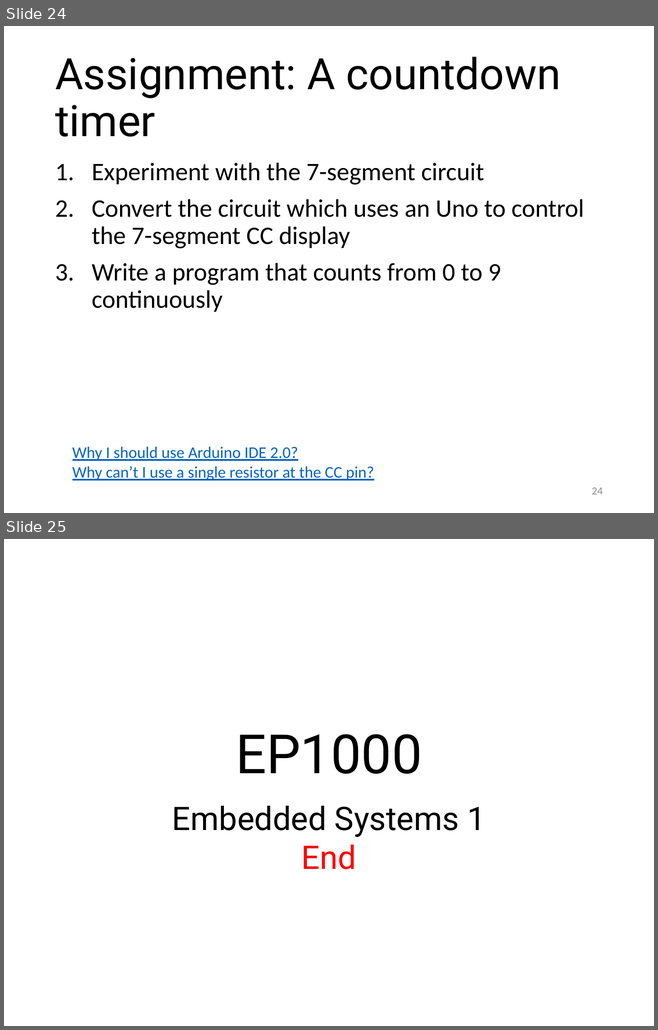
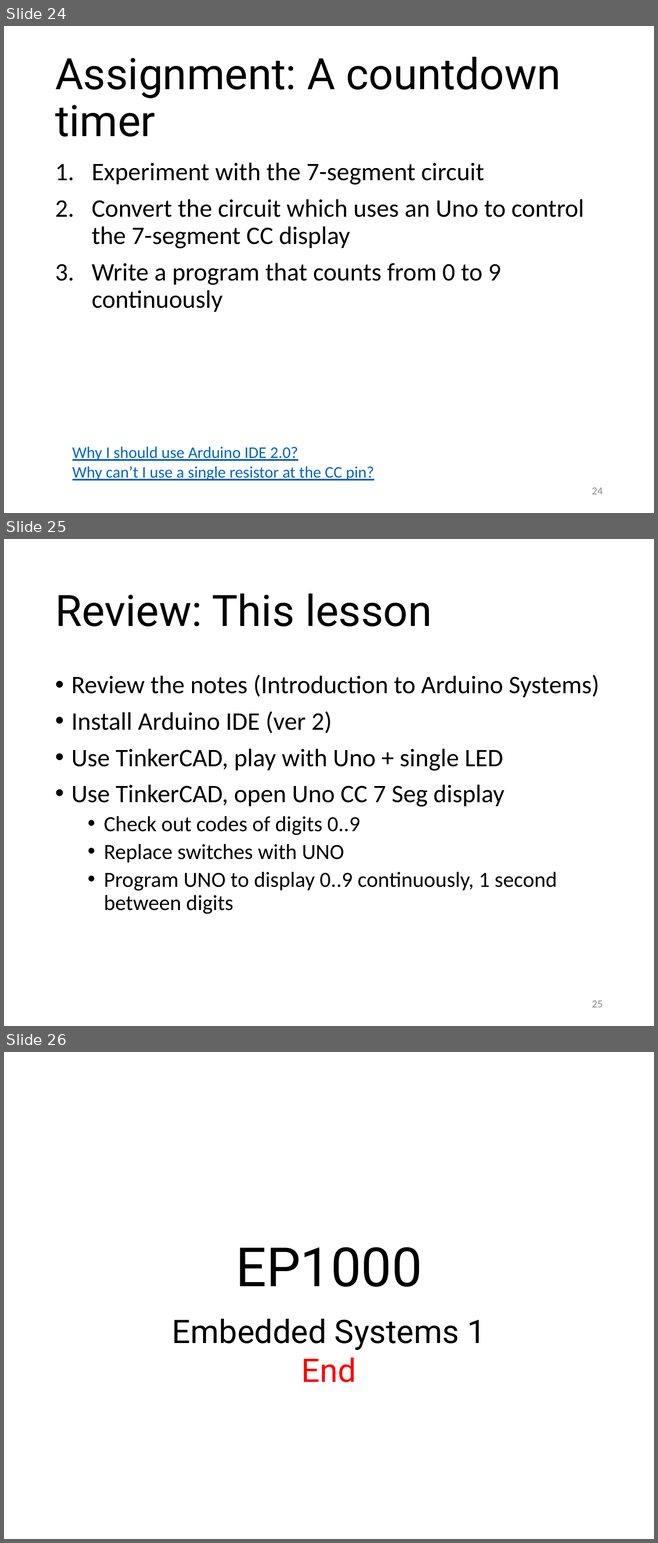
Before and after one commit to RDorville/digfab, a slide deck: presentations/ep1000_embedded1/ep1000_embedded1.pptx. Shown one above the other, each under a label of ours: slides 24 and 25 before the commit, slides 24, 25 and 26 after it. The pictures are 658x1030 and 658x1543 pixels, drawn with LibreOffice and Linux fonts; fonts in the diff are those of the drawing; background and template pictures are left out. Boxes give left, top, right and bottom in pixels: in the first picture for what was removed or moved away, otherwise in the second. Text is boxed around its words. In the diff, an @@ line names an element or a change of style, - is before the commit and + after.

```diff
--- a/presentations/ep1000_embedded1/ep1000_embedded1.pptx
+++ b/presentations/ep1000_embedded1/ep1000_embedded1.pptx
@@ slide 25 added at (4, 539, 654, 1026), background #FFFFFF @@
@@ title added at (55, 594, 432, 627), 48 pt, text #000000 @@
+Review: This lesson
@@ text added at (71, 675, 599, 914), 28 pt, text #000000 @@
+• Review the notes (Introduction to Arduino Systems)
+• Install Arduino IDE (ver 2)
+• Use TinkerCAD, play with Uno + single LED
+• Use TinkerCAD, open Uno CC 7 Seg display
+  • Check out codes of digits 0..9
+  • Replace switches with UNO
+  • Program UNO to display 0..9 continuously, 1 second between digits
@@ page number added at (592, 1001, 603, 1008), 12 pt, text #8C8C8C @@
+25
@@ what was slide 25 is now slide 26 @@
```
Also in this commit, not shown: 5 slides changed, 1 other file.
